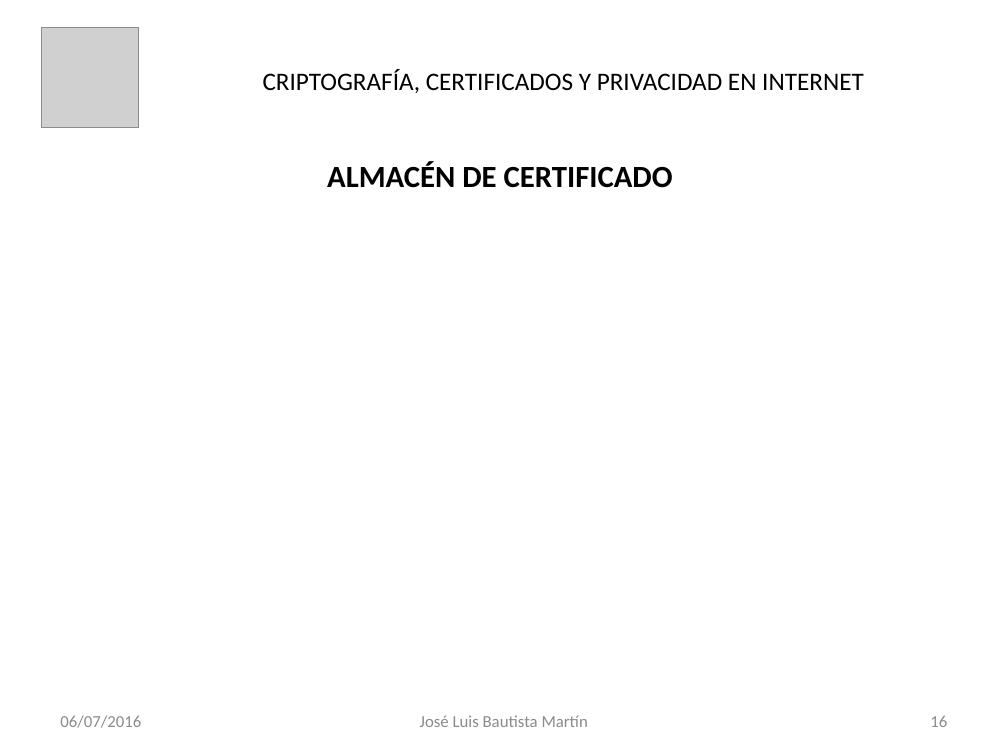
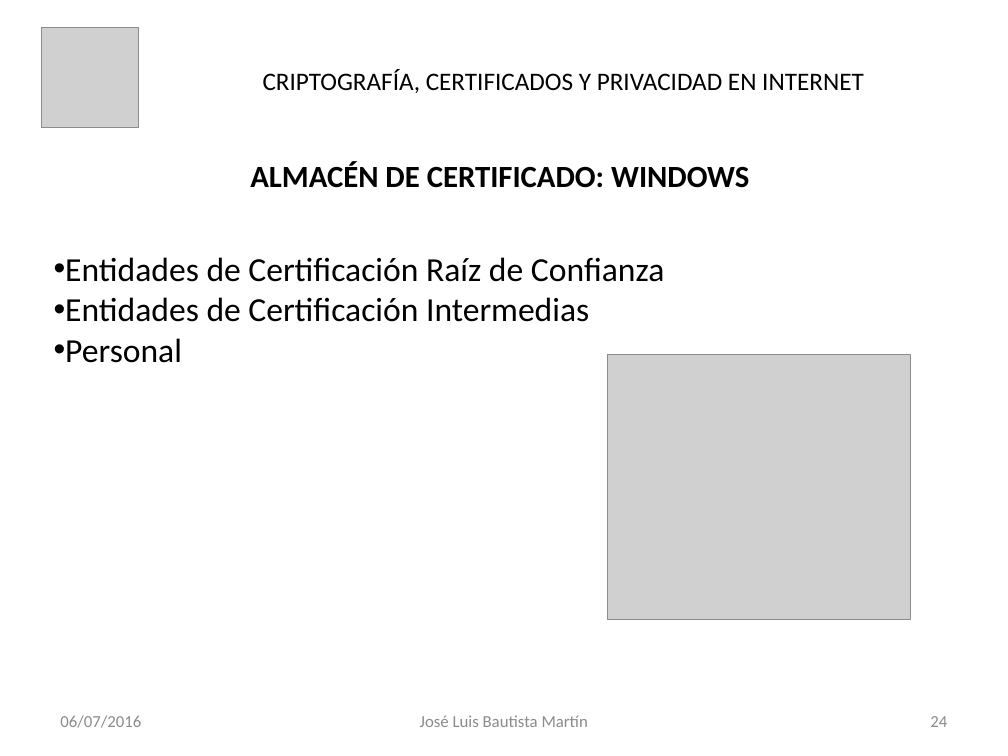
Before and after one commit to jbautistamartin/CapacitacionCriptografiaCertificadosPrivacidad, a slide deck: slide 24 of Documentos/Certicados Digitales.pptx (slide 16 before the commit). Drawn at 1008x756 pixels with LibreOffice and Linux fonts; fonts in the diff are those of the drawing; grey boxes stand for pictures. Boxes give left, top, right and bottom in pixels: in the first picture for what was removed or moved away, otherwise in the second. Text is boxed around its words. In the diff, an @@ line names an element or a change of style, - is before the commit and + after.

```diff
--- a/Documentos/Certicados Digitales.pptx
+++ b/Documentos/Certicados Digitales.pptx
@@ title at [250,162,749,188]: text changed @@
-ALMACÉN DE CERTIFICADO
+ALMACÉN DE CERTIFICADO: WINDOWS
@@ text added at [65,257,664,363], 24 pt, text #000000 @@
+• Entidades de Certificación Raíz de Confianza
+• Entidades de Certificación Intermedias
+• Personal
@@ picture added at [607,354,910,619] @@
@@ page number at [930,716,947,727]: text changed @@
-16
+24
```
Also in this commit, not shown: 15 other slides changed, 9 slides added.
